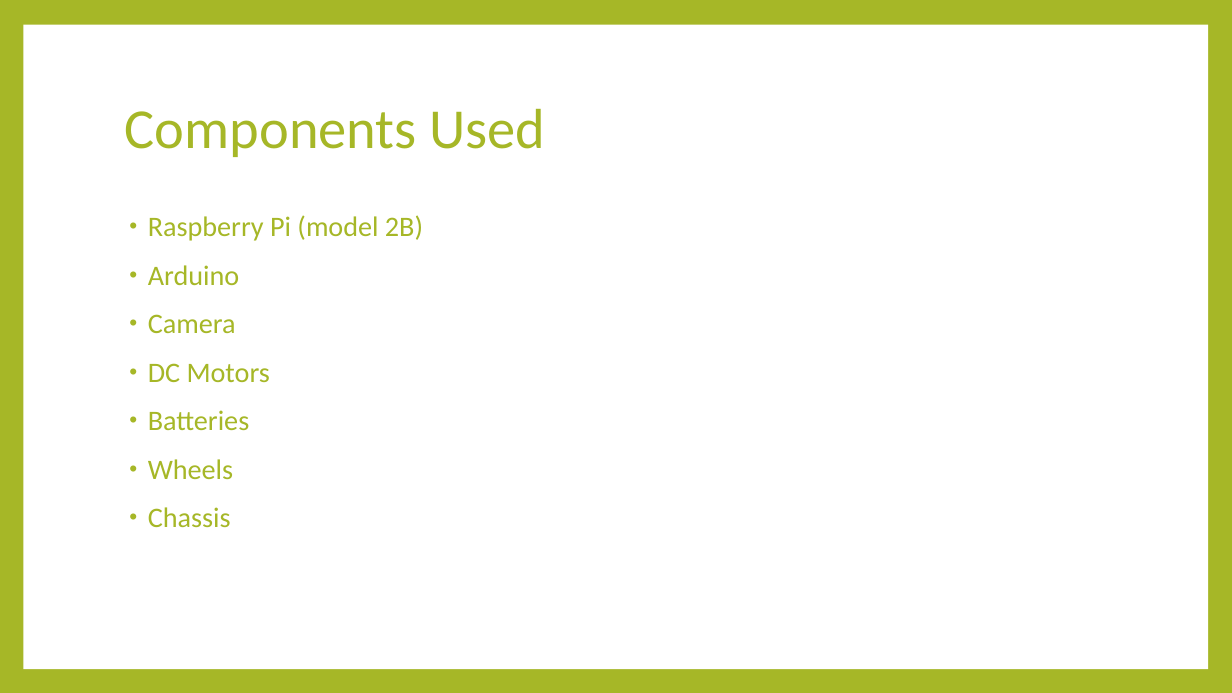
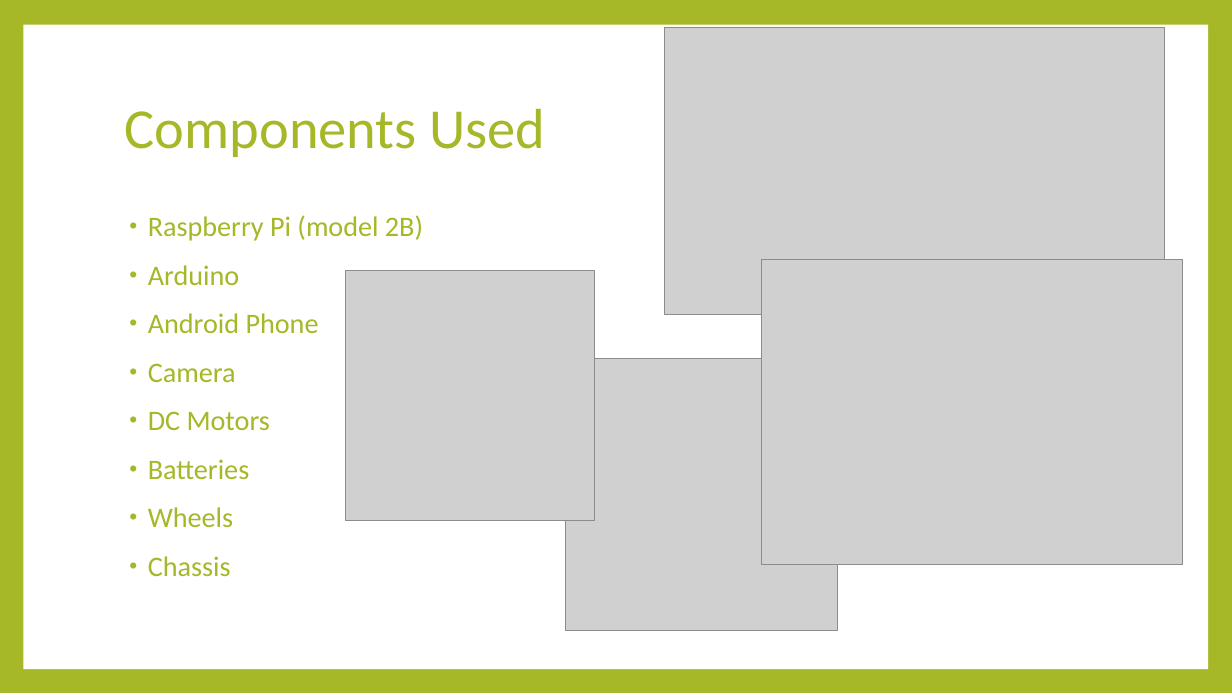
Before and after one commit to pranjulsingh/Wireless-Car-with-Camera, a slide deck: slide 3 of SPY bot.pptx. Drawn at 1232x693 pixels with LibreOffice and Linux fonts; fonts in the diff are those of the drawing; grey boxes stand for pictures. Boxes give left, top, right and bottom in pixels: in the first picture for what was removed or moved away, otherwise in the second. Text is boxed around its words. In the diff, an @@ line names an element or a change of style, - is before the commit and + after.

```diff
--- a/SPY bot.pptx
+++ b/SPY bot.pptx
@@ picture added at (665,28,1165,315) @@
@@ picture added at (762,260,1183,566) @@
@@ picture added at (346,271,595,520) @@
@@ text at (148,313,319,333): paragraph added @@
+• Android Phone
@@ picture added at (566,359,837,630) @@
```
Also in this commit, not shown: 5 slides added, 2 other files.
